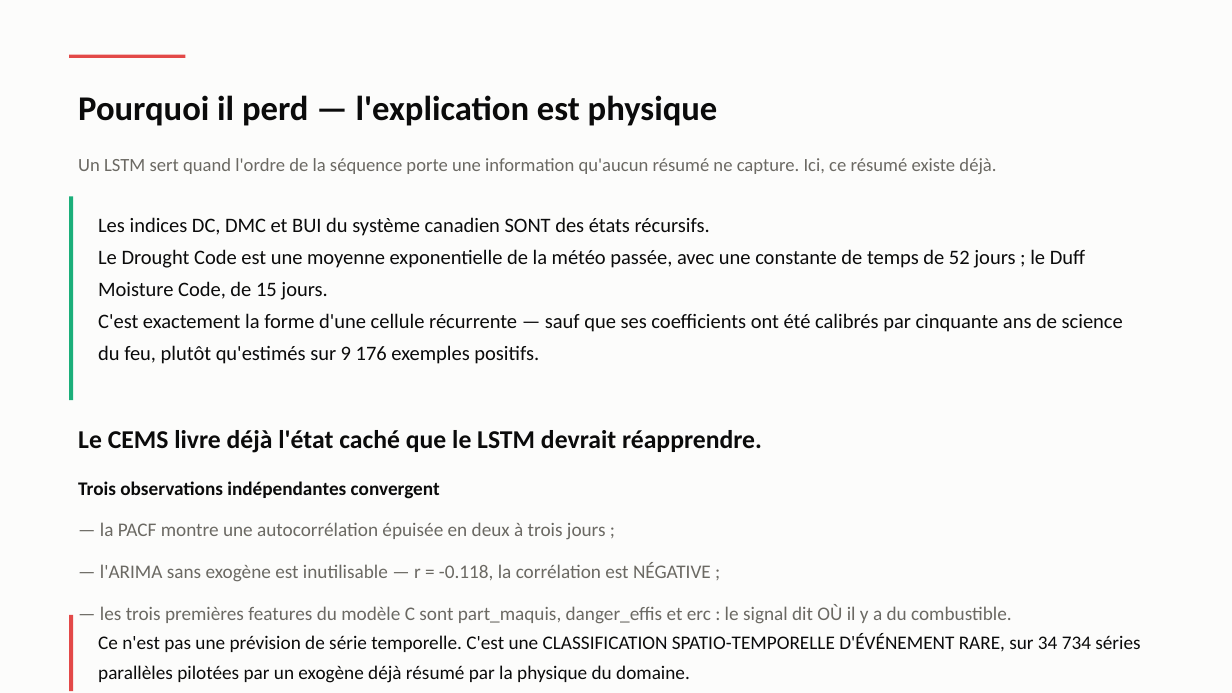
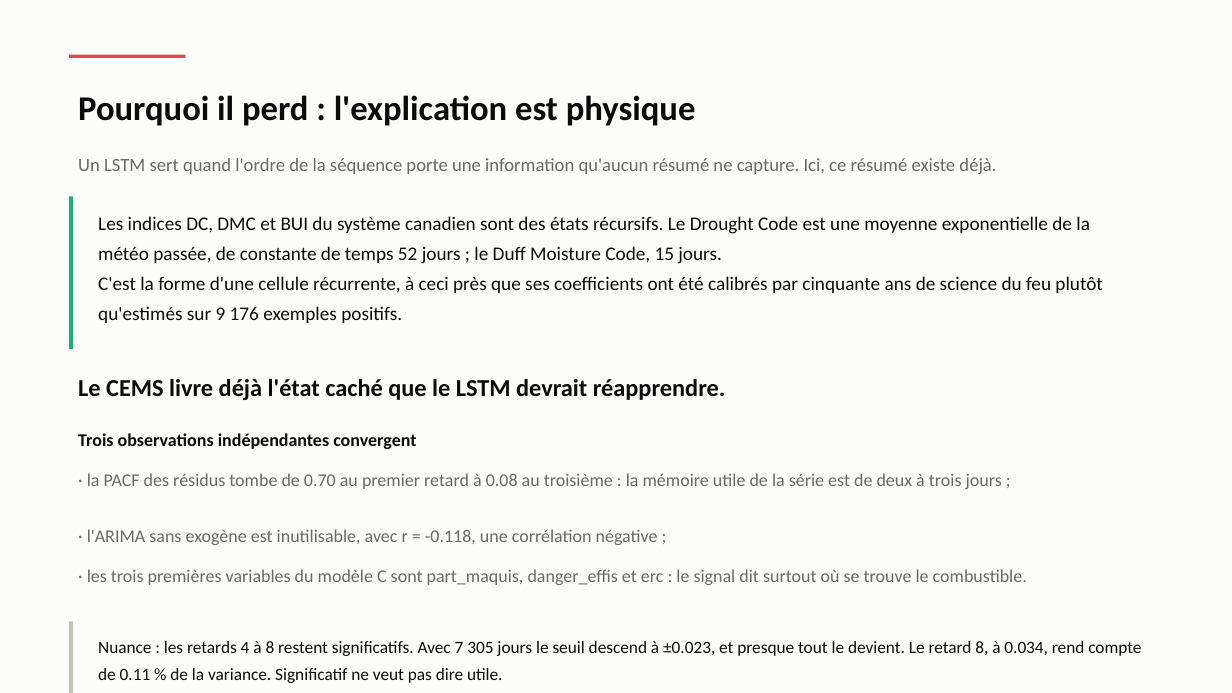
Before and after one commit to Hierogifle/terre-vent-feu-eau-data, a slide deck: slide 22 of presentation/soutenance.pptx (slide 16 before the commit). Drawn at 1232x693 pixels with LibreOffice and Linux fonts; fonts in the diff are those of the drawing. Boxes give left, top, right and bottom in pixels: in the first picture for what was removed or moved away, otherwise in the second. Text is boxed around its words. In the diff, an @@ line names an element or a change of style, - is before the commit and + after.

```diff
--- a/presentation/soutenance.pptx
+++ b/presentation/soutenance.pptx
@@ text at (x1=78, y1=95, x2=696, y2=126): text changed @@
-Pourquoi il perd — l'explication est physique
+Pourquoi il perd : l'explication est physique
@@ rectangle resized from (x1=69, y1=197, x2=73, y2=400) to (x1=69, y1=197, x2=73, y2=349) @@
@@ text at (x1=98, y1=216, x2=1102, y2=323): text changed; size 16 to 15 pt @@
-Les indices DC, DMC et BUI du système canadien SONT des états récursifs.
-Le Drought Code est une moyenne exponentielle de la météo passée, avec une constante de temps de 52 jours ; le Duff Moisture Code, de 15 jours.
-C'est exactement la forme d'une cellule récurrente — sauf que ses coefficients ont été calibrés par cinquante ans de science du feu, plutôt qu'estimés sur 9 176 exemples positifs.
+Les indices DC, DMC et BUI du système canadien sont des états récursifs. Le Drought Code est une moyenne exponentielle de la météo passée, de constante de temps 52 jours ; le Duff Moisture Code, 15 jours.
+C'est la forme d'une cellule récurrente, à ceci près que ses coefficients ont été calibrés par cinquante ans de science du feu plutôt qu'estimés sur 9 176 exemples positifs.
@@ text "Le CEMS livre déjà l'état ..." moved from (x1=78, y1=430, x2=762, y2=453) to (x1=78, y1=379, x2=726, y2=400) @@
@@ text "Le CEMS livre déjà l'état ..." at (x1=78, y1=379, x2=726, y2=400): size 20 to 19 pt @@
@@ text "Trois observations indépendantes convergent" moved from (x1=78, y1=481, x2=440, y2=499) to (x1=78, y1=433, x2=416, y2=449) @@
@@ text "Trois observations indépendantes convergent" at (x1=78, y1=433, x2=416, y2=449): size 15 to 14 pt @@
@@ text at (x1=87, y1=473, x2=1002, y2=489): text changed; size 15 to 14 pt @@
-— la PACF montre une autocorrélation épuisée en deux à trois jours ;
+· la PACF des résidus tombe de 0.70 au premier retard à 0.08 au troisième : la mémoire utile de la série est de deux à trois jours ;
@@ text at (x1=87, y1=529, x2=658, y2=545): text changed; size 15 to 14 pt @@
-— l'ARIMA sans exogène est inutilisable — r = -0.118, la corrélation est NÉGATIVE ;
+· l'ARIMA sans exogène est inutilisable, avec r = -0.118, une corrélation négative ;
@@ text at (x1=87, y1=569, x2=1027, y2=585): text changed; size 15 to 14 pt @@
-— les trois premières features du modèle C sont part_maquis, danger_effis et erc : le signal dit OÙ il y a du combustible.
+· les trois premières variables du modèle C sont part_maquis, danger_effis et erc : le signal dit surtout où se trouve le combustible.
@@ rectangle resized from (x1=69, y1=615, x2=73, y2=691) to (x1=69, y1=622, x2=73, y2=693) @@
@@ rectangle at (x1=69, y1=622, x2=73, y2=693): fill #E34948 to #C3C2B7 @@
@@ text at (x1=98, y1=641, x2=1141, y2=683): text changed; size 15 to 13.5 pt @@
-Ce n'est pas une prévision de série temporelle. C'est une CLASSIFICATION SPATIO-TEMPORELLE D'ÉVÉNEMENT RARE, sur 34 734 séries parallèles pilotées par un exogène déjà résumé par la physique du domaine.
+Nuance : les retards 4 à 8 restent significatifs. Avec 7 305 jours le seuil descend à ±0.023, et presque tout le devient. Le retard 8, à 0.034, rend compte de 0.11 % de la variance. Significatif ne veut pas dire utile.
```
Also in this commit, not shown: 25 other slides changed, 11 slides added, 5 slides removed, 4 other files.
